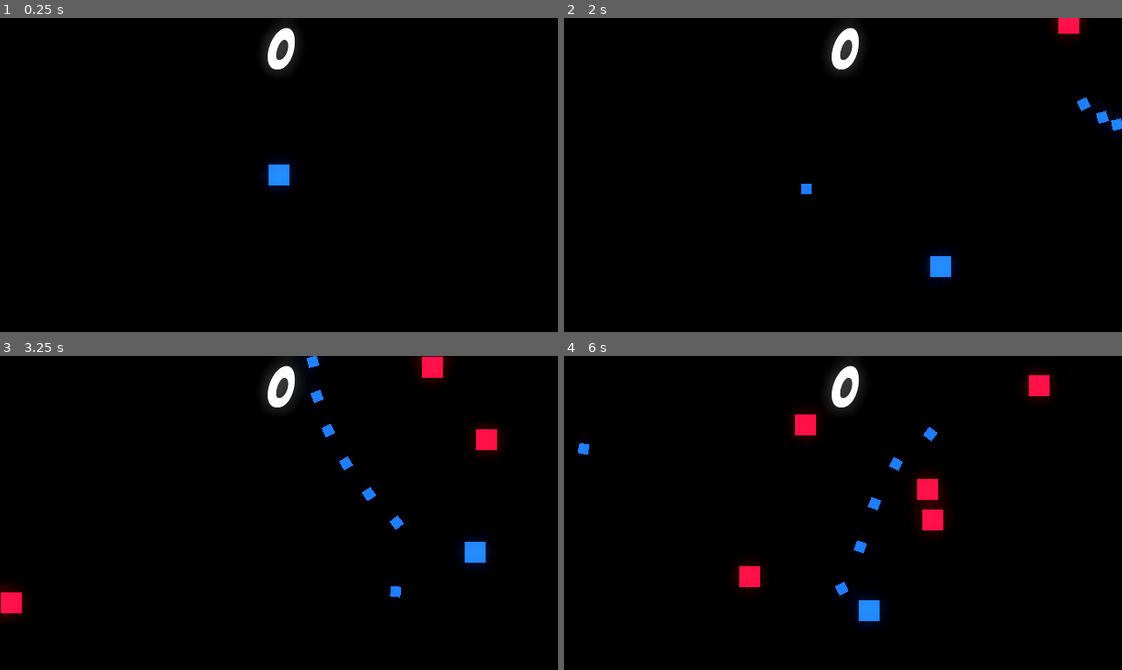
Above: before the commit, frames 1-4 (two rows, left to right).
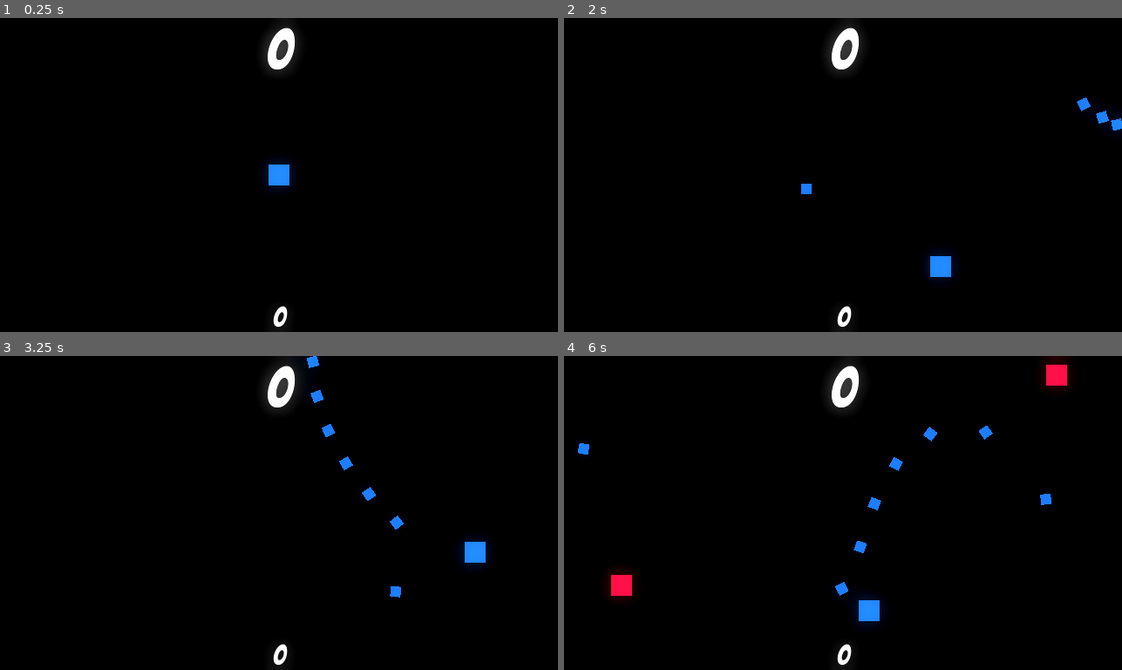
Above: after the commit, the same moments.

Repository: OwenDdev/Wave-Shooter
Game: Godot game, scene res://arena.tscn
The game is run twice, just before and just after one commit, with the same random seed, the same clock (stepped at 60 frames per second) and the same inputs.
Inputs (mouse positions are in pixels of both pictures, inside the frame that each line leads up to):
- Up to frame 1 (0.25 s): no input
- Up to frame 2 (2 s): tap Enter at 0.5 s; move the mouse to (965, 159) at 0.52 s; press the mouse at (965, 159) at 0.53 s; hold D (move_right) 0.53-1.28 s; move the mouse to (731, 190) at 1.27 s; release the mouse at (731, 190) at 1.28 s; hold S (move_down) from 1.28 s (still down); click (731, 190) at 1.35 s
- Up to frame 3 (3.25 s): move the mouse to (334, 443) at 2.02 s; release S (move_down) at 2.03 s; press the mouse at (334, 443) at 2.03 s; hold D (move_right) 2.03-2.78 s; move the mouse to (251, 575) at 2.77 s; release the mouse at (251, 575) at 2.78 s; hold W (move_up) from 2.78 s (still down); click (251, 575) at 2.85 s
- Up to frame 4 (6 s): move the mouse to (1010, 560) at 3.52 s; release W (move_up) at 3.53 s; press the mouse at (1010, 560) at 3.53 s; hold A (move_left) 3.53-5.03 s; move the mouse to (675, 465) at 4.27 s; release the mouse at (675, 465) at 4.28 s; click (675, 465) at 4.35 s; move the mouse to (870, 513) at 5.02 s; press the mouse at (870, 513) at 5.03 s; hold S (move_down) 5.03-5.78 s; move the mouse to (759, 434) at 5.77 s; release the mouse at (759, 434) at 5.78 s; hold D (move_right) from 5.78 s (still down); click (759, 434) at 5.85 s

The runs differ from the first frame. In frame 1, 0.1% of the frame differs, in the area x 48-52%, y 91-99%; in frame 2, 0.4%; in frame 3, 1.3%; in frame 4, 2.9%, in the area x 7-91%, y 0-99%.

Commit message:
Basic Difficultly system
Difficultly system implemented
High score Added

Diff:
--- a/Global.gd
+++ b/Global.gd
@@ -6,6 +6,7 @@
 var camera = null
 
 var points = 0
+var Highscore = 0
 
 func instance_node(node, location, parent):
 	var node_instance = node.instantiate()
--- a/arena.gd
+++ b/arena.gd
@@ -18,3 +18,10 @@
 		enemy_position = Vector2(randf_range(-160, 670), randf_range(-90, 390))
 
 	Global.instance_node(enemy_1, enemy_position, self)
+	# Exponential difficulty curve
+	#$Enemy_spawn_timer.wait_time *= 0.95
+
+
+func _on_difficulty_timer_timeout() -> void:
+	if $Enemy_spawn_timer.wait_time > 0.5:
+		$Enemy_spawn_timer.wait_time -= 0.1
--- a/arena.tscn
+++ b/arena.tscn
@@ -1,9 +1,10 @@
-[gd_scene load_steps=7 format=3 uid="uid://cmsmrpvdvq5u0"]
+[gd_scene load_steps=8 format=3 uid="uid://cmsmrpvdvq5u0"]
 
 [ext_resource type="Script" path="res://arena.gd" id="1_5g7r8"]
 [ext_resource type="PackedScene" uid="uid://bvyhci1gkahna" path="res://player.tscn" id="2_hnaq8"]
 [ext_resource type="FontFile" uid="uid://b28j27r6xf8et" path="res://Font.ttf" id="3_xtixm"]
 [ext_resource type="Script" path="res://score.gd" id="4_230fa"]
+[ext_resource type="Script" path="res://highscore.gd" id="5_tah1h"]
 [ext_resource type="Script" path="res://camera_2d.gd" id="5_xm3bd"]
 
 [sub_resource type="Environment" id="Environment_chsiw"]
@@ -22,6 +23,10 @@
 environment = SubResource("Environment_chsiw")
 
 [node name="Enemy_spawn_timer" type="Timer" parent="."]
+wait_time = 3.0
+autostart = true
+
+[node name="Difficulty_timer" type="Timer" parent="."]
 autostart = true
 
 [node name="UI" type="Node2D" parent="."]
@@ -48,6 +53,23 @@
 vertical_alignment = 1
 script = ExtResource("4_230fa")
 
+[node name="Highscore" type="Label" parent="UI/Control"]
+layout_mode = 1
+anchors_preset = 2
+anchor_top = 1.0
+anchor_bottom = 1.0
+offset_top = -39.0
+offset_right = 1280.0
+offset_bottom = 30.0
+grow_vertical = 0
+scale = Vector2(0.5, 0.5)
+theme_override_fonts/font = ExtResource("3_xtixm")
+theme_override_font_sizes/font_size = 64
+text = "100"
+horizontal_alignment = 1
+vertical_alignment = 1
+script = ExtResource("5_tah1h")
+
 [node name="Camera2D" type="Camera2D" parent="."]
 position = Vector2(320, 180)
 script = ExtResource("5_xm3bd")
@@ -56,4 +78,5 @@
 one_shot = true
 
 [connection signal="timeout" from="Enemy_spawn_timer" to="." method="_on_enemy_spawn_timer_timeout"]
+[connection signal="timeout" from="Difficulty_timer" to="." method="_on_difficulty_timer_timeout"]
 [connection signal="timeout" from="Camera2D/Screen_shake_time" to="Camera2D" method="_on_screen_shake_time_timeout"]
--- /dev/null
+++ b/highscore.gd
@@ -0,0 +1,9 @@
+extends Label
+
+
+func _ready() -> void:
+	text = str(Global.Highscore)
+
+func _process(delta: float) -> void:
+	if Global.points > Global.Highscore:
+		Global.Highscore = Global.points
